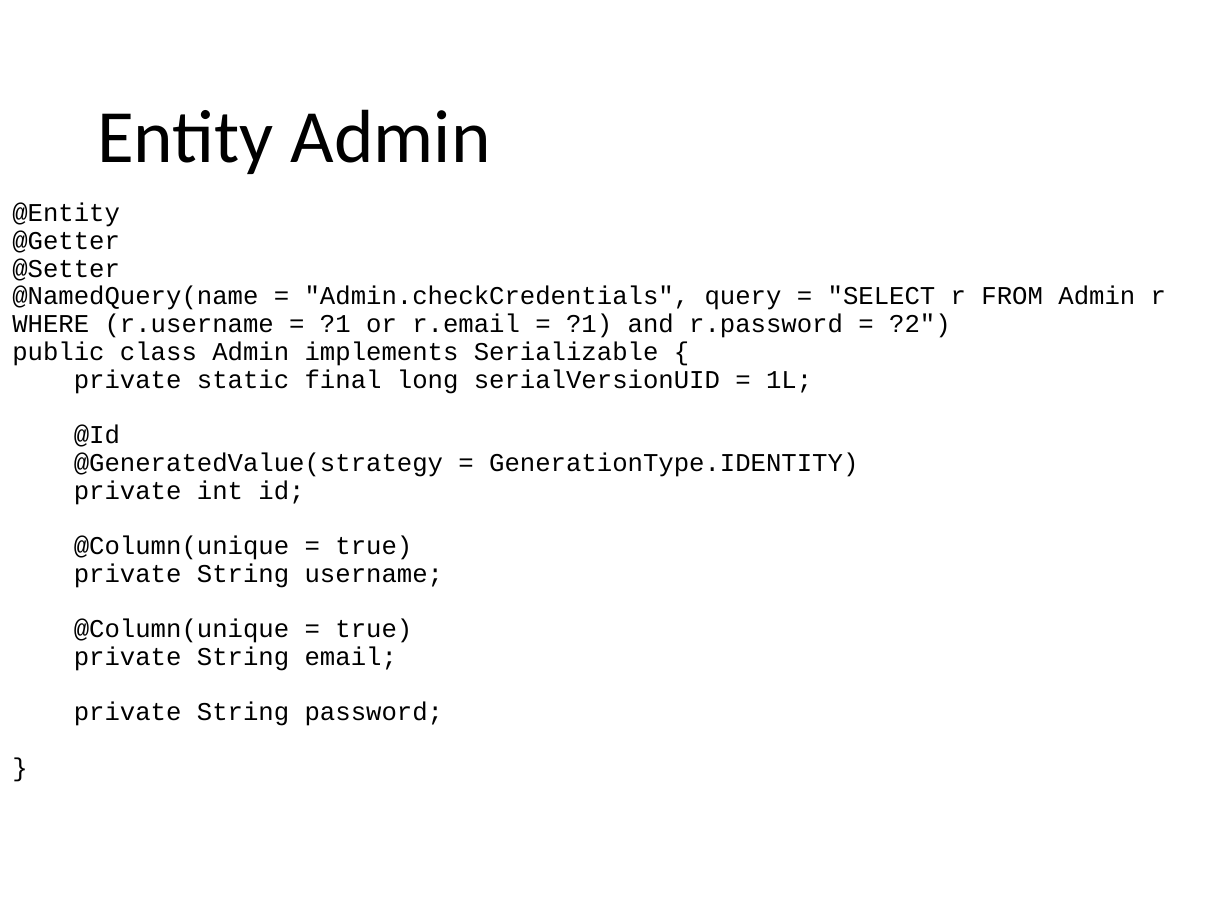
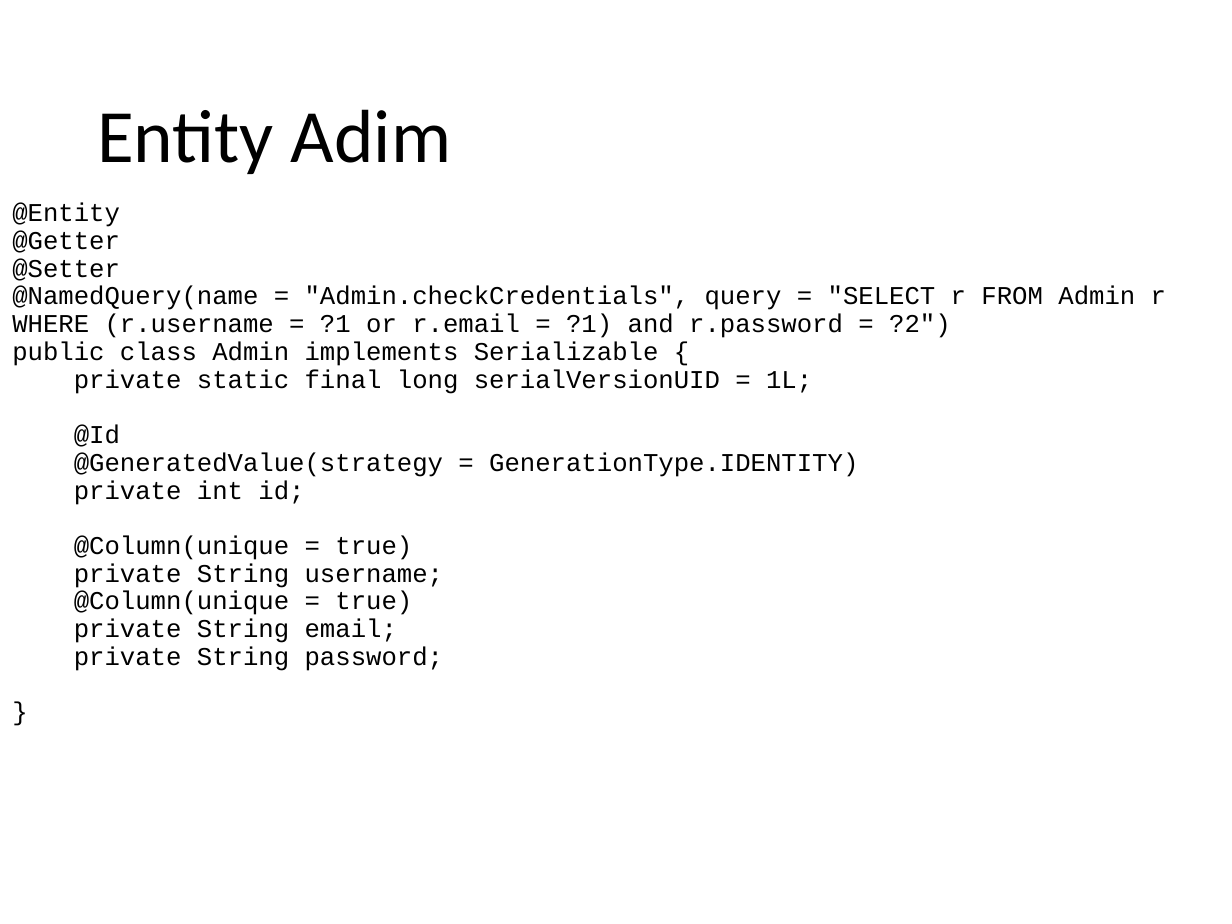
Before and after one commit to catonzio/DB2project, a slide deck: slide 8 of DB2project.pptx (slide 12 before the commit). Drawn at 1232x924 pixels with LibreOffice and Linux fonts; fonts in the diff are those of the drawing. Boxes give left, top, right and bottom in pixels: in the first picture for what was removed or moved away, otherwise in the second. Text is boxed around its words. In the diff, an @@ line names an element or a change of style, - is before the commit and + after.

```diff
--- a/DB2project.pptx
+++ b/DB2project.pptx
@@ title at <box>97,109,451,174</box>: text changed @@
-Entity Admin
+Entity Adim
@@ text "@Entity @Getter @Setter @NamedQuery(name = ..." rewrapped from <box>12,202,1166,726</box> to <box>12,202,1166,671</box> @@
```
Also in this commit, not shown: 12 other slides changed, 4 slides added, 11 slides removed, 14 other files.
